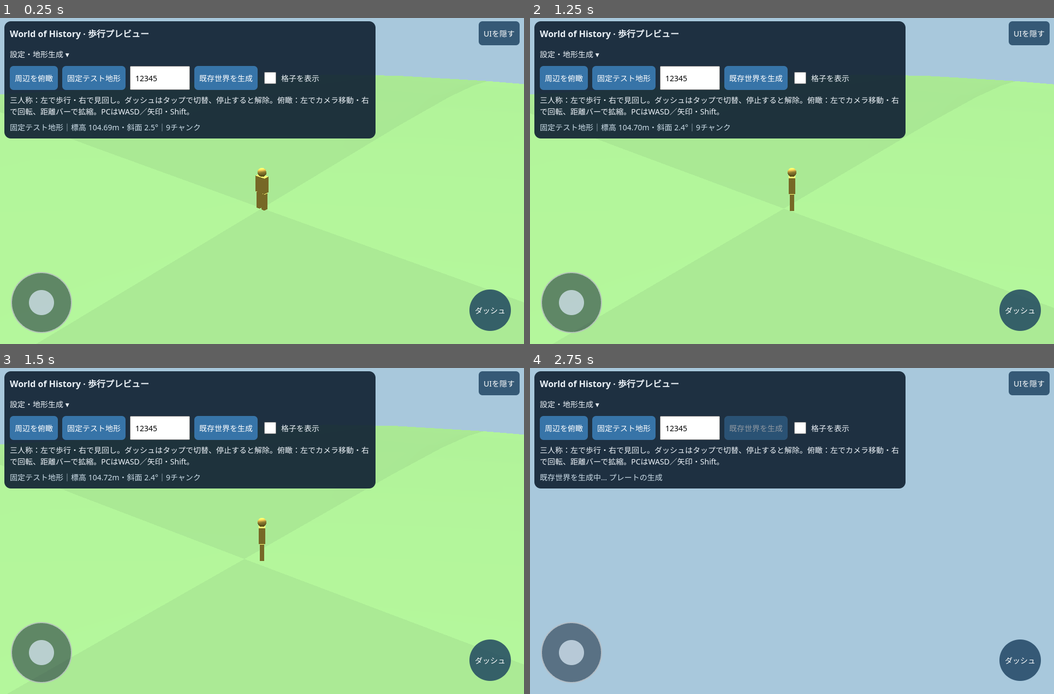
Above: before the commit, frames 1-4 (two rows, left to right).
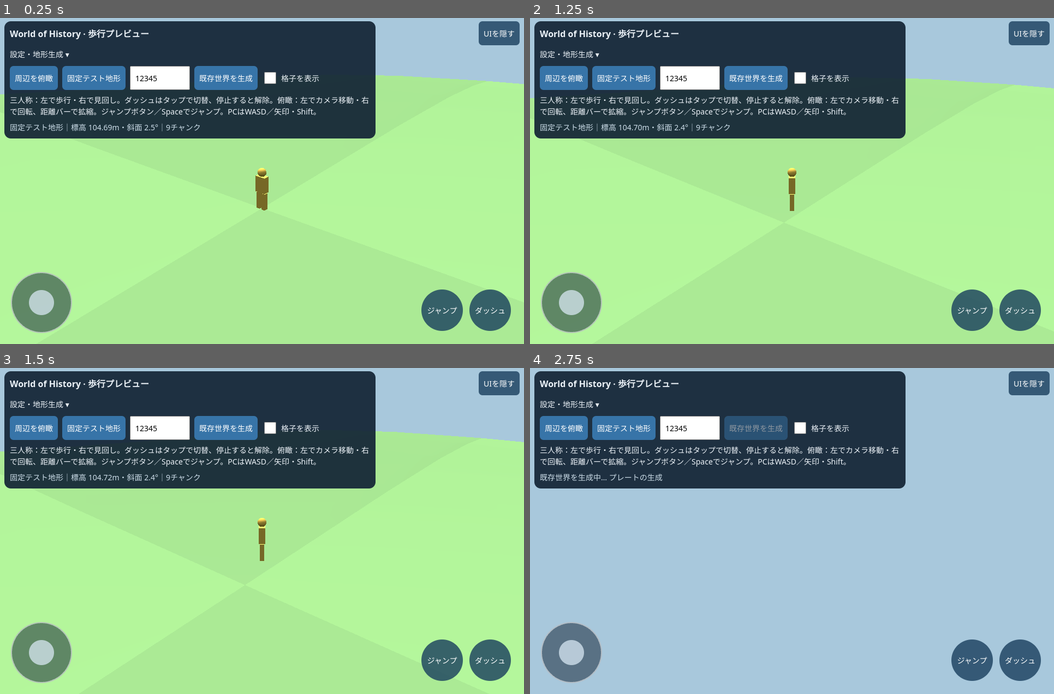
Above: after the commit, the same moments.

Repository: eitommkk1023-a11y/-history-simulation-game-restart
Game: browser game, page previews/terrain-chunks.html
Same seed, same stepped clock (60 frames per second), same inputs: the game is played once before the commit and once after it.
Inputs (mouse positions are in pixels of both pictures, inside the frame that each line leads up to):
- Up to frame 1 (0.25 s): no input
- Up to frame 2 (1.25 s): click (792, 181) at 0.27 s; hold Right from 1.03 s (still down); click (792, 213) at 1.07 s; tap Space at 1.1 s
- Up to frame 3 (1.5 s): keep holding Right
- Up to frame 4 (2.75 s): release Right at 1.53 s; hold Down 1.58-1.85 s; tap Space at 1.6, 2.1, 2.6 s; click (687, 498) at 1.67 s; hold Left 1.9-2.47 s; click "既存世界を生成" at 2.02 s; click (896, 482) at 2.27 s; tap D at 2.52 s; hold Up from 2.52 s (still down)

The runs differ from the first frame. In frame 1, 1.2% of the frame differs, in the area x 19-89%, y 27-96%; in frame 2, 1.5%; in frame 3, 1.7%, in the area x 0-100%, y 17-96%; in frame 4, 1.1%.

Commit message:
Fix sprint activation during multi-touch walking and add terrain jump

Diff:
--- a/previews/terrain-chunks.html
+++ b/previews/terrain-chunks.html
@@ -19,6 +19,7 @@
   [hidden]{display:none!important}body.ui-hidden header,body.ui-hidden #movementNotice{display:none!important}
   #uiToggle{position:fixed;right:max(8px,env(safe-area-inset-right));top:max(8px,env(safe-area-inset-top));z-index:5;background:#183d5ccc}
   header{right:100px}#sprint.active{background:#efb52c;color:#172436;box-shadow:0 0 12px 5px #ffd34eaa}
+  #jump{position:fixed;z-index:3;right:max(112px,env(safe-area-inset-right));bottom:max(24px,env(safe-area-inset-bottom));width:76px;height:76px;border-radius:50%;background:#183d5ccc;touch-action:none;user-select:none}
 </style>
 <button id="uiToggle" aria-pressed="false">UIを隠す</button>
 <header>
@@ -33,13 +34,14 @@
     <label><input id="wire" type="checkbox">格子を表示</label>
     <label id="overviewDistance" hidden>俯瞰距離<input id="distance" type="range" min="20" max="300" value="100"></label>
   </div>
-  <p>三人称：左で歩行・右で見回し。ダッシュはタップで切替、停止すると解除。俯瞰：左でカメラ移動・右で回転、距離バーで拡縮。PCはWASD／矢印・Shift。</p>
+  <p>三人称：左で歩行・右で見回し。ダッシュはタップで切替、停止すると解除。俯瞰：左でカメラ移動・右で回転、距離バーで拡縮。ジャンプボタン／Spaceでジャンプ。PCはWASD／矢印・Shift。</p>
   <p id="status" role="status">準備中…</p>
   </details>
   <p id="orientationHint">端末を横向きにすると、広く見渡せます。</p>
 </header>
 <button id="joystick" aria-label="移動スティック"><span id="stick"></span></button>
 <button id="sprint" aria-label="ダッシュ切替" aria-pressed="false">ダッシュ</button>
+<button id="jump" aria-label="ジャンプ">ジャンプ</button>
 <div id="movementNotice" role="status"></div>
 <script>
   window.addEventListener('error',e=>document.getElementById('status').textContent='エラー: '+e.message);
--- a/previews/terrain-chunks.mjs
+++ b/previews/terrain-chunks.mjs
@@ -24,6 +24,7 @@
 scene.add(marker);
 let state=null,worker=null,requestId=0,yaw=.7,pitch=.4;
 let markerPoint=null,overview=false;
+let jumpHeight=0,jumpVelocity=0;
 const overviewView={yaw:.7,pitch:1.35,target:new THREE.Vector3()};
 function draw(){renderer.render(scene,camera);}
 function updateCamera(){
@@ -45,7 +46,7 @@
 }
 function resize(){renderer.setSize(innerWidth,innerHeight);camera.aspect=innerWidth/innerHeight;camera.updateProjectionMatrix();updateCamera();}
 function clearTerrain(){
-  resetInput();markerPoint=null;
+  resetInput();markerPoint=null;jumpHeight=0;jumpVelocity=0;
   if(state)for(const {mesh}of state.entries){scene.remove(mesh);mesh.geometry.dispose();mesh.material.dispose();}
   state=null;marker.visible=false;
 }
@@ -58,7 +59,7 @@
   const p=groundAt(xM,yM);if(!p)return;
   markerPoint={xM,yM,elevationM:p.elevationM};
   const q=state.terrain.toLocal(xM,yM,p.elevationM,state.origin);
-  marker.position.set(q.x,q.y,q.z);marker.visible=true;
+  marker.position.set(q.x,q.y+jumpHeight,q.z);marker.visible=true;
   status.textContent=`${state.label}｜標高 ${p.elevationM.toFixed(2)}m・斜面 ${p.slopeDegrees.toFixed(1)}°｜${state.entries.length}チャンク`;
   updateCamera();
 }
@@ -157,20 +158,27 @@
 function setSprint(value){
   sprintOn=!overview&&value;sprint.classList.toggle('active',sprintOn);sprint.setAttribute('aria-pressed',String(sprintOn));
 }
-sprint.onclick=()=>setSprint(!sprintOn);
+function pressAction(button,action){
+  button.addEventListener('pointerdown',e=>{if(e.button>0)return;e.preventDefault();action();});
+  button.addEventListener('keydown',e=>{if(e.code==='Enter'||e.code==='Space'){e.preventDefault();e.stopPropagation();if(!e.repeat)action();}});
+}
+pressAction(sprint,()=>setSprint(!sprintOn));
+const jumpButton=document.getElementById('jump');
+function startJump(){if(!overview&&state&&jumpHeight===0&&jumpVelocity===0)jumpVelocity=5;}
+pressAction(jumpButton,startJump);
 document.getElementById('uiToggle').onclick=()=>{
   const hidden=document.body.classList.toggle('ui-hidden');resetInput();
   document.getElementById('uiToggle').textContent=hidden?'UIを表示':'UIを隠す';
   document.getElementById('uiToggle').setAttribute('aria-pressed',String(hidden));
 };
-const movementKeys=new Set(['KeyW','KeyA','KeyS','KeyD','ArrowUp','ArrowDown','ArrowLeft','ArrowRight','ShiftLeft','ShiftRight']);
+const movementKeys=new Set(['KeyW','KeyA','KeyS','KeyD','ArrowUp','ArrowDown','ArrowLeft','ArrowRight','ShiftLeft','ShiftRight','Space']);
 window.addEventListener('keydown',e=>{if(/INPUT|TEXTAREA|SELECT/.test(e.target.tagName)||e.target.isContentEditable)return;
-  if(movementKeys.has(e.code)){e.preventDefault();if(e.code.startsWith('Shift')&&!e.repeat)setSprint(!sprintOn);else keys.add(e.code);}});
+  if(movementKeys.has(e.code)){e.preventDefault();if(e.code==='Space'){if(!e.repeat)startJump();}else if(e.code.startsWith('Shift')&&!e.repeat)setSprint(!sprintOn);else keys.add(e.code);}});
 window.addEventListener('keyup',e=>keys.delete(e.code));
 window.addEventListener('blur',resetInput);
 document.addEventListener('visibilitychange',()=>{if(document.hidden)resetInput();});
-document.getElementById('viewMode').onclick=()=>{overview=!overview;resetInput();if(overview){overviewView.target.copy(marker.position);overviewView.target.y+=1.2;}
-  document.getElementById('overviewDistance').hidden=!overview;sprint.hidden=overview;joystick.setAttribute('aria-label',overview?'俯瞰カメラ移動':'移動スティック');document.getElementById('viewMode').textContent=overview?'三人称に戻る':'周辺を俯瞰';updateCamera();};
+document.getElementById('viewMode').onclick=()=>{overview=!overview;resetInput();jumpHeight=0;jumpVelocity=0;if(markerPoint)marker.position.y=markerPoint.elevationM-state.origin.elevationM;if(overview){overviewView.target.copy(marker.position);overviewView.target.y+=1.2;}
+  document.getElementById('overviewDistance').hidden=!overview;sprint.hidden=overview;jumpButton.hidden=overview;joystick.setAttribute('aria-label',overview?'俯瞰カメラ移動':'移動スティック');document.getElementById('viewMode').textContent=overview?'三人称に戻る':'周辺を俯瞰';updateCamera();};
 let lastTime=null;
 function frame(time){
   const dt=lastTime===null?0:(time-lastTime)/1000;lastTime=time;
@@ -190,6 +198,11 @@
       if(wasMoving){marker.rotation.y=Math.atan2(dx,dy);placeMarker(next.xM,next.yM);}
       document.getElementById('movementNotice').textContent=next.blocked?'ここから先は範囲外、または急な地形です':'';
     }else{if(wasMoving)setSprint(false);wasMoving=false;document.getElementById('movementNotice').textContent='';}
+  }
+  if(state&&markerPoint&&!overview&&!document.hidden&&(jumpVelocity!==0||jumpHeight>0)){
+    const step=Math.min(dt,.05);jumpHeight+=jumpVelocity*step-4.905*step*step;jumpVelocity-=9.81*step;
+    if(jumpHeight<=0){jumpHeight=0;jumpVelocity=0;}
+    marker.position.y=markerPoint.elevationM-state.origin.elevationM+jumpHeight;updateCamera();
   }
   requestAnimationFrame(frame);
 }
@@ -214,5 +227,5 @@
 window.addEventListener('resize',resize);
 window.visualViewport?.addEventListener('resize',resize);
 // The preview's diagnostic state supports inspection of the rendered ground surface.
-globalThis.__chunkPreview={get view(){return {overview,yaw,pitch,target:overviewView.target.toArray()};},get state(){return state;},get markerPoint(){return markerPoint;},groundAt,placeMarker};
+globalThis.__chunkPreview={get air(){return {height:jumpHeight,velocity:jumpVelocity};},get view(){return {overview,yaw,pitch,target:overviewView.target.toArray()};},get state(){return state;},get markerPoint(){return markerPoint;},groundAt,placeMarker};
 resize();showFixture();
--- /dev/null
+++ b/tests/jump-sprint.browser.cjs
@@ -0,0 +1,7 @@
+const {chromium}=require('playwright'),fs=require('fs'),assert=require('node:assert/strict');
+(async()=>{const b=await chromium.launch({executablePath:'/usr/bin/chromium',args:['--no-sandbox','--enable-unsafe-swiftshader']});try{const p=await b.newPage({viewport:{width:844,height:390},hasTouch:true});await p.route('http://woh.test/play',r=>r.fulfill({contentType:'text/html',body:fs.readFileSync('exports/World-of-History.html','utf8')}));await p.goto('http://woh.test/play');await p.waitForFunction(()=>window.__chunkPreview?.state);
+const c=await p.context().newCDPSession(p),box=await p.locator('#joystick').boundingBox(),s=await p.locator('#sprint').boundingBox();const left={x:box.x+56,y:box.y+56,id:1},right={x:s.x+38,y:s.y+38,id:2};
+await c.send('Input.dispatchTouchEvent',{type:'touchStart',touchPoints:[left]});left.y-=35;await c.send('Input.dispatchTouchEvent',{type:'touchMove',touchPoints:[left]});await p.waitForTimeout(150);
+await c.send('Input.dispatchTouchEvent',{type:'touchStart',touchPoints:[left,right]});await p.waitForTimeout(100);assert.equal(await p.locator('#sprint').getAttribute('aria-pressed'),'true','second finger starts sprint without waiting for click');
+await c.send('Input.dispatchTouchEvent',{type:'touchEnd',touchPoints:[right]});await p.waitForTimeout(100);assert.equal(await p.locator('#sprint').getAttribute('aria-pressed'),'true');
+const j=await p.locator('#jump').boundingBox();await c.send('Input.dispatchTouchEvent',{type:'touchStart',touchPoints:[left,{x:j.x+30,y:j.y+30,id:3}]});await p.waitForTimeout(200);assert.ok(await p.evaluate(()=>__chunkPreview.air.height>0));await c.send('Input.dispatchTouchEvent',{type:'touchEnd',touchPoints:[]});await p.waitForTimeout(1400);assert.equal(await p.evaluate(()=>__chunkPreview.air.height),0);assert.equal(await p.locator('#sprint').getAttribute('aria-pressed'),'false');console.log('PASS simultaneous touch sprint, jump and landing');}finally{await b.close();}})().catch(e=>{console.error(e);process.exitCode=1;});
Not shown, changed: docs/walking-preview.md
